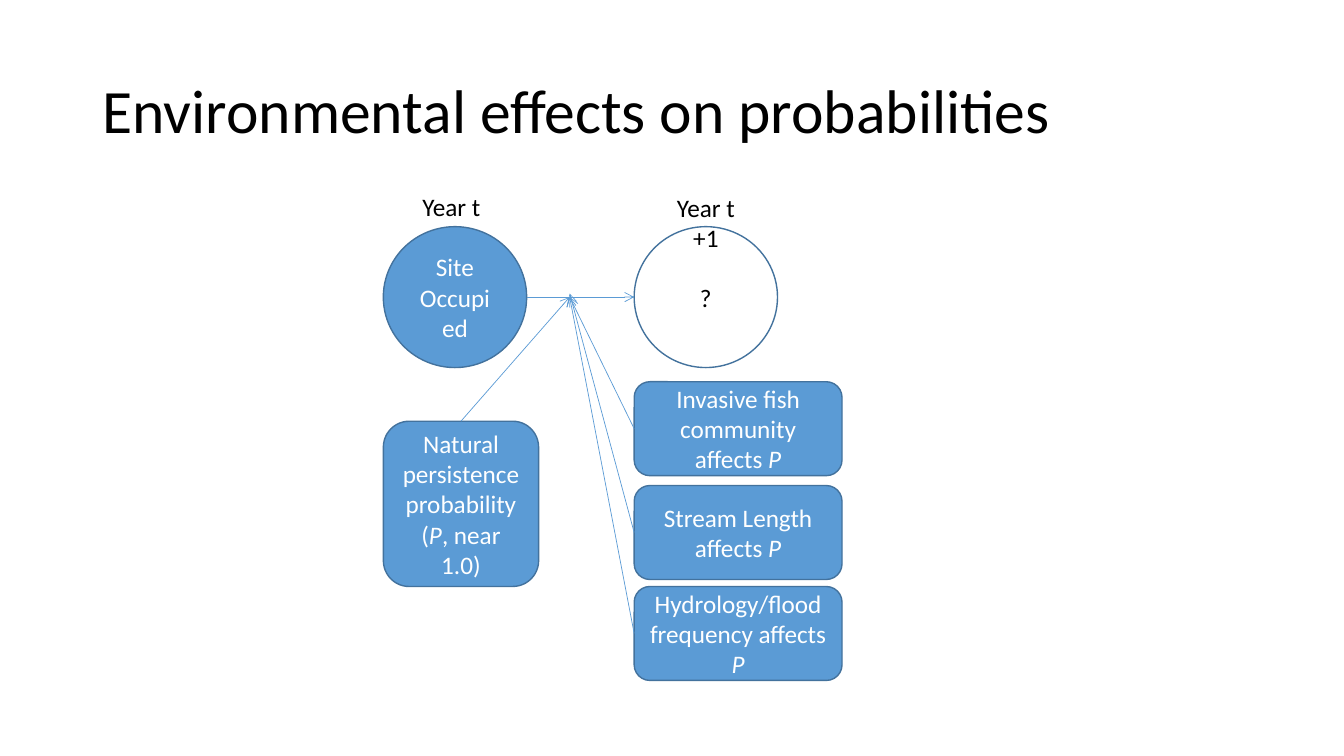
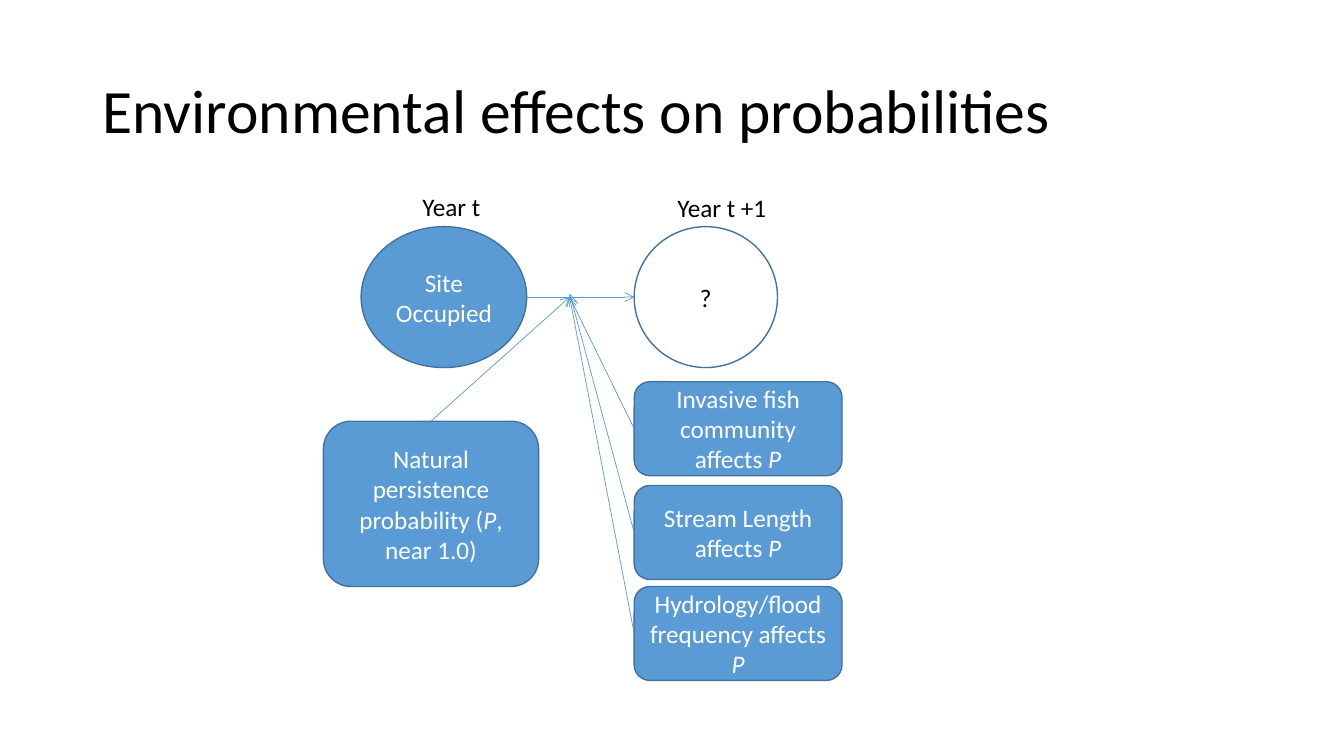
Before and after one commit to ssa200/ssa200.github.io, a slide deck: slide 14 of static/temp-to-revise/07_occ-multistate-projections-revised.pptx. Drawn at 1344x756 pixels with LibreOffice and Linux fonts; fonts in the diff are those of the drawing. Boxes give left, top, right and bottom in pixels: in the first picture for what was removed or moved away, otherwise in the second. Text is boxed around its words. In the diff, an @@ line names an element or a change of style, - is before the commit and + after.

```diff
--- a/static/temp-to-revise/07_occ-multistate-projections-revised.pptx
+++ b/static/temp-to-revise/07_occ-multistate-projections-revised.pptx
@@ text "Year t +1" rewrapped from box(677, 200, 734, 247) to box(677, 200, 766, 217) @@
@@ ellipse "Site Occupied": place and size @@
-ellipse "Site Occupied" at box(383, 227, 526, 368)
+ellipse "Site Occupied" at box(361, 227, 526, 368)
@@ arrow moved from (461, 421) - (570, 297) to (432, 421) - (570, 297) @@
@@ rounded rectangle "Natural persistence probability (P, near ...": place and size @@
-rounded rectangle "Natural persistence probability (P, near ..." at box(383, 421, 538, 587)
+rounded rectangle "Natural persistence probability (P, near ..." at box(324, 421, 538, 587)
```
Also in this commit, not shown: 1 other slide changed, 7 other files.
